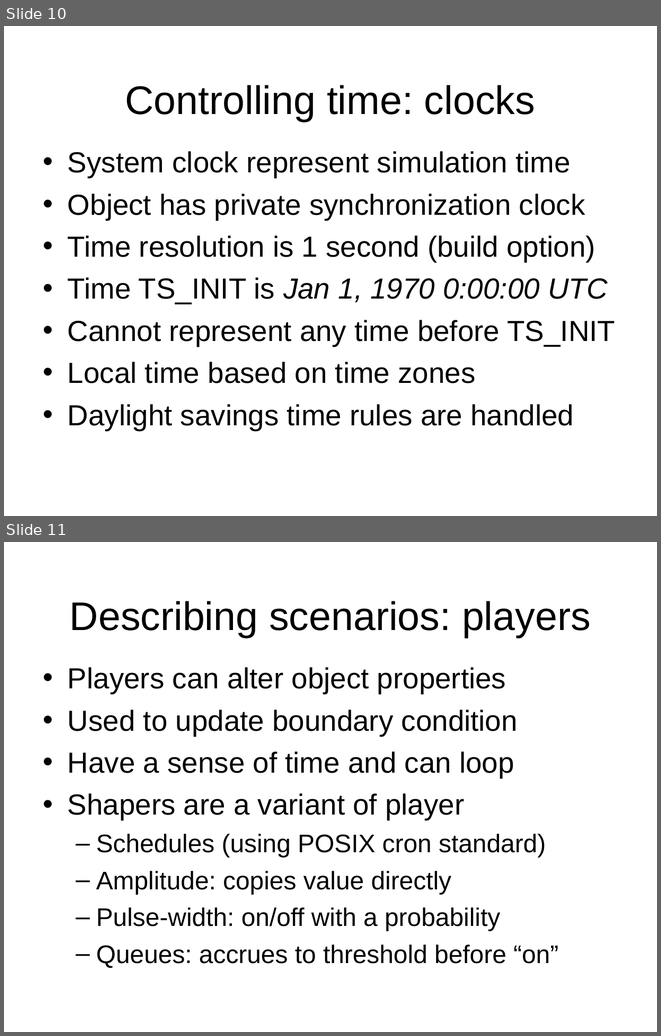
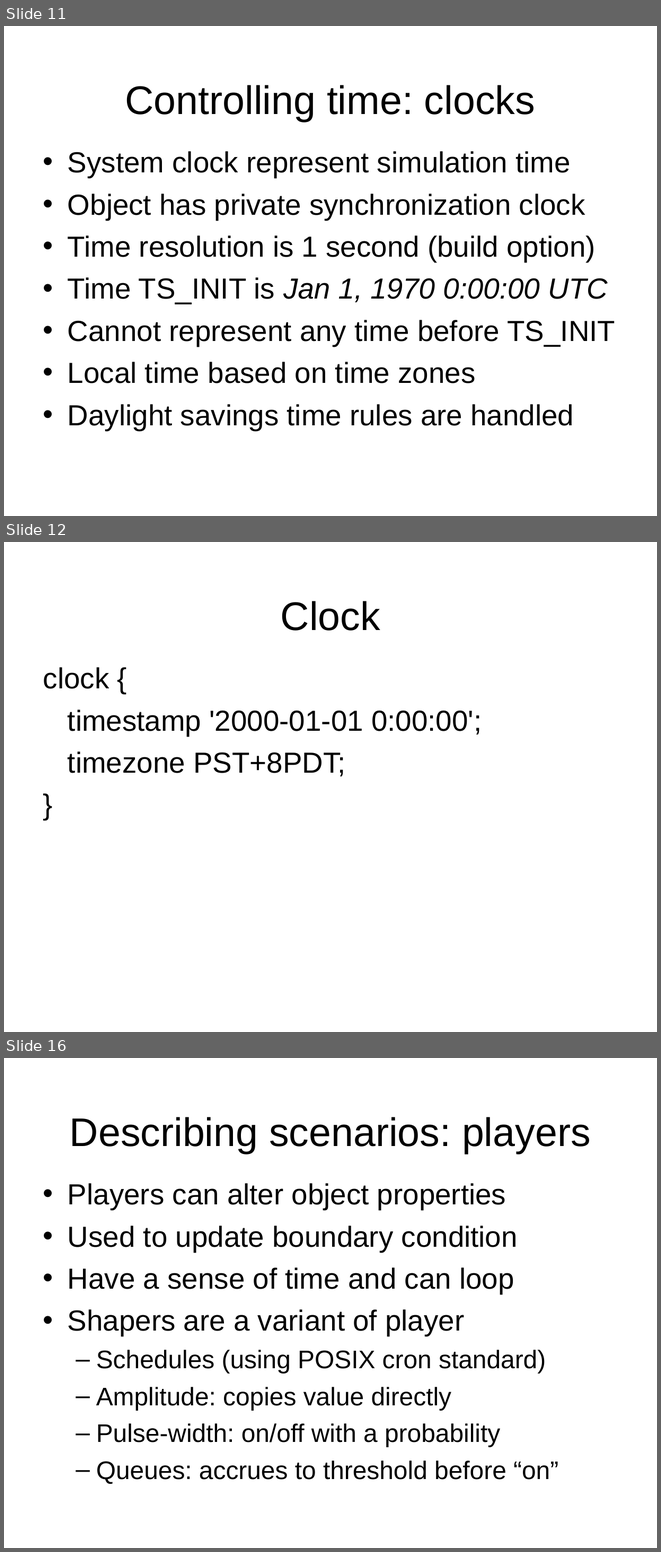
Before and after one commit to gridlab-d/course, a slide deck: 1.1 - What is GridLAB-D.pps. Shown one above the other, each under a label of ours: slides 10 and 11 before the commit, slides 11, 12 and 16 after it; the slides between them are not shown. The pictures are 661x1036 and 661x1552 pixels, drawn with LibreOffice and Linux fonts; fonts in the diff are those of the drawing; background and template pictures are left out. Boxes give left, top, right and bottom in pixels: in the first picture for what was removed or moved away, otherwise in the second. Text is boxed around its words. In the diff, an @@ line names an element or a change of style, - is before the commit and + after.

```diff
--- a/1.1 - What is GridLAB-D.pps
+++ b/1.1 - What is GridLAB-D.pps
@@ slide 12 added at <box>4,542,657,1032</box>, background picture (left out) @@
@@ title added at <box>281,601,380,631</box>, 44 pt, text #000000 @@
+Clock
@@ text added at <box>43,667,482,776</box>, 32 pt, text #000000 @@
+clock {
+timestamp '2000-01-01 0:00:00';
+timezone PST+8PDT;
+}
@@ what was slide 10 is now slide 11 @@
@@ what was slide 11 is now slide 16 @@
```
Also in this commit, not shown: 3 slides changed, 7 other slides added, 5 slides removed.
